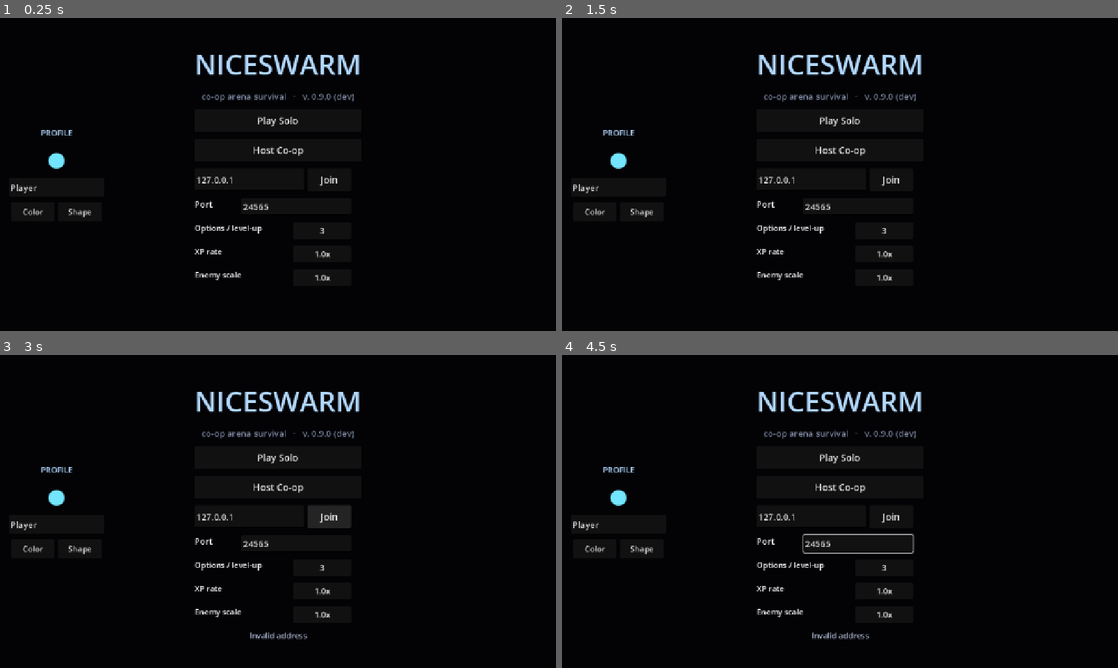
Above: before the commit, frames 1-4 (two rows, left to right).
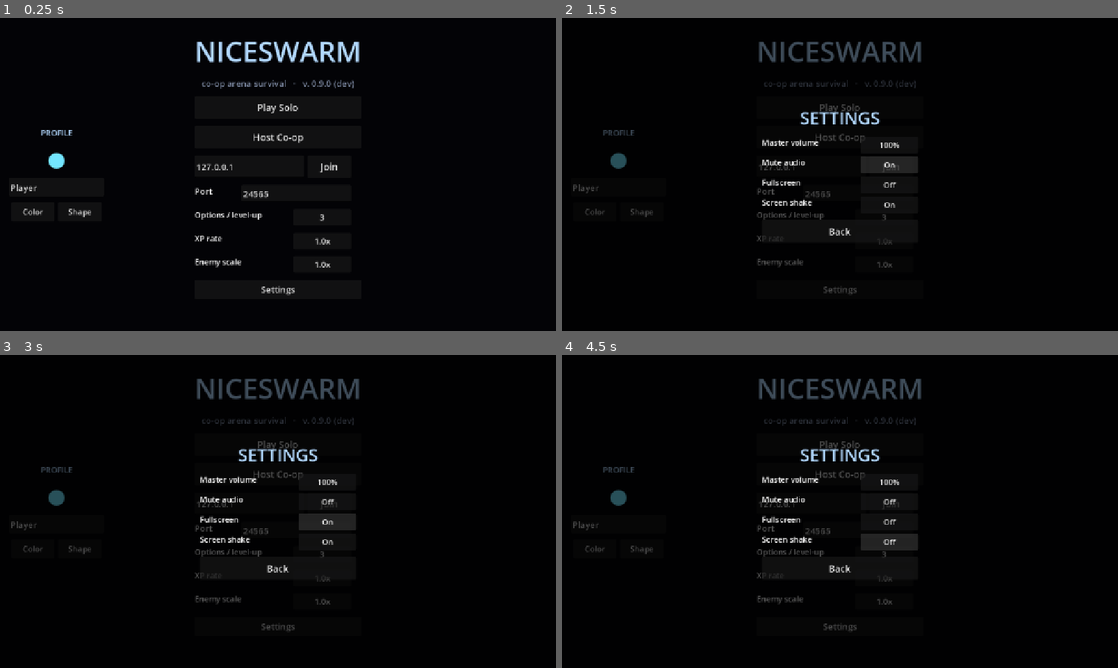
Above: after the commit, the same moments.

Repository: ICQCQ/NiceSwarm
Game: Godot game, scene res://scenes/main.tscn
Same seed, same stepped clock (60 frames per second), same inputs: the game is played once before the commit and once after it.
Inputs (mouse positions are in pixels of both pictures, inside the frame that each line leads up to):
- Up to frame 1 (0.25 s): no input
- Up to frame 2 (1.5 s): click (840, 290) at 0.5 s, where only the run after the commit has a clickable "Settings"; click (890, 165) at 1.25 s, where only the run after the commit has a clickable "Off"
- Up to frame 3 (3 s): click (328, 502) at 2 s, where only the run after the commit has a clickable "On"; click (328, 520) at 2.75 s, where only the run after the commit has a clickable "Off"
- Up to frame 4 (4.5 s): click (890, 520) at 3.5 s, where only the run after the commit has a clickable "On"; click (890, 542) at 4.25 s, where only the run after the commit has a clickable "On"

The runs differ from the first frame. In frame 1, 4.1% of the frame differs, in the area x 35-65%, y 7-89%; in frame 2, 5.1%; in frame 3, 5.2%; in frame 4, 5.2%, in the area x 2-65%, y 7-91%.

Commit message:
feat: settings menu (volume / mute / fullscreen / screen shake)
Replace the in-game hub's "O settings — coming soon" stub with a real
settings menu, reachable from both the in-game hub tab and a new main-menu
Settings overlay.

- New GameSettings (scripts/core/settings.gd): client-local prefs persisted
  to user://settings.cfg via store_var (mirrors the profile save/load).
  apply_audio() drives Master bus 0 (mutes when muted or volume 0, since
  linear_to_db(0) is -INF); apply_window() toggles fullscreen (no-op
  headless). Created/loaded/applied in main._ready before the UI builds.
  Deliberately NOT net-synced — every player keeps their own.
- In-game hub "O" opens a settings tab (a codex_view, so ESC backs out via
  _close_codex; codex/settings share the hub body slot). Main menu gains a
  Settings button + overlay (own dim + Back button, no _input change). Both
  panels share one GameSettings and relabel on show to avoid stale labels.
- Screen shake gated at the single apply point in player._update_cam.
- Tests: tests/test_settings.gd (+10 assertions) — next_volume cycling and a
  save/load round-trip through a temp file (save/load_from_disk gained an
  optional path arg so tests never touch the real settings.cfg). Suite 1078
  passed, 0 failed; --import clean; 300-frame boot + 600-frame solo smoke
  error-free.
- Docs: PLAN.md session log, CLAUDE.md architecture note.

Diff:
--- a/scripts/core/player.gd
+++ b/scripts/core/player.gd
@@ -277,7 +277,9 @@
 		return
 	if shake > 0.0:
 		shake = maxf(shake - 40.0 * delta, 0.0)
-		cam.offset = Vector2(randf_range(-1.0, 1.0), randf_range(-1.0, 1.0)) * shake
+		# Accessibility: a player can disable camera shake in Settings (client-local).
+		var shake_on := Main.instance == null or Main.instance.settings == null or Main.instance.settings.screen_shake
+		cam.offset = Vector2(randf_range(-1.0, 1.0), randf_range(-1.0, 1.0)) * shake if shake_on else Vector2.ZERO
 	else:
 		cam.offset = Vector2.ZERO
 
--- /dev/null
+++ b/scripts/core/settings.gd
@@ -0,0 +1,64 @@
+class_name GameSettings
+extends RefCounted
+## Client-local player preferences (audio / display / accessibility). Owned by Main
+## as `main.settings`; deliberately NOT net-synced — every player keeps their own.
+## Mirrors the profile save/load pattern (store_var dict at a user:// path).
+
+const SAVE_PATH := "user://settings.cfg"
+
+var volume := 1.0          # master bus level, 0.0–1.0
+var muted := false         # mute toggle (independent of volume)
+var fullscreen := false    # windowed (false) vs fullscreen
+var screen_shake := true   # camera shake on hit/bomb (player.gd reads this live)
+
+
+## Cycle the master volume in 10% steps, wrapping 100% → 0%. Pure so it's testable.
+static func next_volume(v: float) -> float:
+	var step := (int(round(v * 10.0)) + 1) % 11
+	return step / 10.0
+
+
+func load_from_disk(path := SAVE_PATH) -> void:
+	if not FileAccess.file_exists(path):
+		return
+	var f := FileAccess.open(path, FileAccess.READ)
+	if f == null:
+		return
+	var data = f.get_var()
+	if typeof(data) != TYPE_DICTIONARY:
+		return
+	volume = clampf(float(data.get("volume", volume)), 0.0, 1.0)
+	muted = bool(data.get("muted", muted))
+	fullscreen = bool(data.get("fullscreen", fullscreen))
+	screen_shake = bool(data.get("screen_shake", screen_shake))
+
+
+func save(path := SAVE_PATH) -> void:
+	var f := FileAccess.open(path, FileAccess.WRITE)
+	if f != null:
+		f.store_var({
+			"volume": volume, "muted": muted,
+			"fullscreen": fullscreen, "screen_shake": screen_shake,
+		})
+
+
+## Master is bus 0. linear_to_db(0.0) is -INF, so mute the bus instead of feeding
+## that to set_bus_volume_db.
+func apply_audio() -> void:
+	if muted or volume <= 0.0:
+		AudioServer.set_bus_mute(0, true)
+	else:
+		AudioServer.set_bus_mute(0, false)
+		AudioServer.set_bus_volume_db(0, linear_to_db(volume))
+
+
+func apply_window() -> void:
+	if DisplayServer.get_name() == "headless":
+		return  # no real window under headless/test runs
+	var mode := DisplayServer.WINDOW_MODE_FULLSCREEN if fullscreen else DisplayServer.WINDOW_MODE_WINDOWED
+	DisplayServer.window_set_mode(mode)
+
+
+func apply_all() -> void:
+	apply_audio()
+	apply_window()
--- a/scripts/main.gd
+++ b/scripts/main.gd
@@ -259,7 +259,8 @@
 var ingame_menu_panel: Control   # in-run menu/hub (resume · codex · settings · leave)
 var ingame_menu_hint: Label      # hub nav breadcrumb / tab hints
 var codex_body: RichTextLabel    # in-hub skill/monster codex content (hidden until opened)
-var codex_view := ""             # "" = hub root, "skills", or "monsters"
+var codex_view := ""             # "" = hub root, "skills", "monsters", or "settings"
+var settings_panel: VBoxContainer  # in-hub settings tab (hidden until opened)
 var countdown_panel: Control     # resume countdown overlay
 var countdown_label: Label
 var menu_panel: Control
@@ -276,6 +277,9 @@
 var ip_edit: LineEdit
 var port_edit: LineEdit
 var status_label: Label
+var settings: GameSettings        # client-local prefs (audio/display/shake), persisted
+var settings_overlay: Control     # main-menu settings overlay (own dim, Back button)
+var settings_overlay_rows: VBoxContainer  # cycler rows inside the menu overlay
 var debug: DebugPanel            # F1 debug/testing panel (ui/debug_panel.gd)
 var hud: GameHud                 # in-run HUD logic / banners (ui/game_hud.gd)
 var gameui: GameUI               # UI tree construction (ui/game_ui.gd)
@@ -311,6 +315,9 @@
 	gameui.name = "UI"
 	gameui.main = self
 	add_child(gameui)
+	settings = GameSettings.new()
+	settings.load_from_disk()
+	settings.apply_all()
 	_load_profile()
 	gameui.build()
 	_show_menu("")
@@ -2427,7 +2434,7 @@
 		elif key == KEY_V:
 			gameui._show_codex("monsters")
 		elif key == KEY_O:
-			ingame_menu_hint.text = "Settings — coming soon"
+			gameui._show_settings()
 		elif key == KEY_L and codex_view == "":
 			_leave_from_menu()  # deliberate, hub-root only — never a stray key while reading a codex
 	elif paused_menu:  # paused by another player's menu (or a reconnect): open my own menu, or leave with M
@@ -2465,6 +2472,17 @@
 ## ESC during play. The hub is the same for everyone; only the freeze mechanic differs:
 ## the host (and solo) globally pause the run; a client can't pause the shared sim, so it
 ## holds its own avatar still and asks the host to make it invulnerable (auto-safe).
+## Main-menu "Settings" button: relabel the cyclers to the current values (they may
+## have changed from the in-game tab) and show the overlay on top of the menu.
+func _on_settings_pressed() -> void:
+	gameui._relabel_menu_settings()
+	settings_overlay.visible = true
+
+
+func _on_settings_back_pressed() -> void:
+	settings_overlay.visible = false
+
+
 func _open_ingame_menu() -> void:
 	if ingame_menu:
 		return
--- a/scripts/ui/game_ui.gd
+++ b/scripts/ui/game_ui.gd
@@ -7,6 +7,12 @@
 ## vars themselves stay declared on main.gd — these build funcs ASSIGN to them.
 
 var main: Main
+
+# Settings cyclers, recorded per-panel so the value labels can be refreshed when a
+# panel is (re)shown — the in-hub tab and the main-menu overlay share one
+# GameSettings, so a change in one must relabel the other on open.
+var _ingame_setting_rows: Array = []
+var _menu_setting_rows: Array = []
 
 
 func build() -> void:
@@ -105,6 +111,7 @@
 	_build_countdown_panel()
 	_build_menu()
 	_build_lobby_panel()
+	_build_settings_overlay()
 	_build_stats_panel()
 	if OS.is_debug_build():
 		main.debug.build()
@@ -278,6 +285,12 @@
 	main.codex_body.add_theme_font_size_override("bold_font_size", 16)
 	main.codex_body.visible = false
 	vbox.add_child(main.codex_body)
+	# settings tab body — hidden (and skipped by the VBox layout) until O opens it
+	main.settings_panel = VBoxContainer.new()
+	main.settings_panel.add_theme_constant_override("separation", 8)
+	main.settings_panel.visible = false
+	vbox.add_child(main.settings_panel)
+	_build_settings_rows(main.settings_panel, _ingame_setting_rows)
 	var foot := Label.new()
 	foot.text = "ESC resume   ·   C skill codex   ·   V monster codex   ·   O settings   ·   L leave game"
 	foot.add_theme_font_size_override("font_size", 16)
@@ -290,6 +303,8 @@
 ## C = skills, V = monsters; ESC (or _force_close) backs out via _close_codex.
 func _show_codex(kind: String) -> void:
 	main.codex_view = kind
+	if main.settings_panel != null:
+		main.settings_panel.visible = false  # codex and settings share the hub body slot
 	if kind == "skills":
 		main.ingame_menu_hint.text = "SKILL CODEX      V monsters  ·  ESC back"
 		main.codex_body.text = _skill_codex_bbcode()
@@ -305,8 +320,22 @@
 	if main.codex_body != null:
 		main.codex_body.visible = false
 		main.codex_body.text = ""
+	if main.settings_panel != null:
+		main.settings_panel.visible = false
 	if main.ingame_menu_hint != null:
 		main.ingame_menu_hint.text = ""
+
+
+## Open the settings tab inside the in-game hub (the "O settings" entry). Treated as
+## another codex_view so ESC backs out via _close_codex; relabel first since the
+## main-menu overlay shares the same GameSettings and may have changed a value.
+func _show_settings() -> void:
+	main.codex_view = "settings"
+	main.ingame_menu_hint.text = "SETTINGS      C skills  ·  V monsters  ·  ESC back"
+	if main.codex_body != null:
+		main.codex_body.visible = false
+	_relabel(_ingame_setting_rows)
+	main.settings_panel.visible = true
 
 
 ## Every weapon (with its HUD badge) + the stats, each with a one-line description.
@@ -592,6 +621,13 @@
 	_make_cycler(vbox, "Enemy scale", func(): return str(Main.SCALE_OPTS[main.cfg_scale_i]) + "x",
 		func(): main.cfg_scale_i = (main.cfg_scale_i + 1) % Main.SCALE_OPTS.size())
 
+	var settings_btn := Button.new()
+	settings_btn.text = "Settings"
+	settings_btn.custom_minimum_size = Vector2(360, 44)
+	settings_btn.add_theme_font_size_override("font_size", 20)
+	settings_btn.pressed.connect(main._on_settings_pressed)
+	vbox.add_child(settings_btn)
+
 	main.status_label = Label.new()
 	main.status_label.add_theme_font_size_override("font_size", 18)
 	main.status_label.add_theme_color_override("font_color", Color(0.7, 0.75, 0.85))
@@ -674,3 +710,102 @@
 	leave_btn.add_theme_font_size_override("font_size", 22)
 	leave_btn.pressed.connect(main._on_lobby_leave_pressed)
 	vbox.add_child(leave_btn)
+
+
+## Main-menu settings overlay (own dim + Back button) so audio/display can be set
+## before a run too. Same rows as the in-game hub tab, bound to the same GameSettings.
+func _build_settings_overlay() -> void:
+	var parts := _make_overlay()
+	main.settings_overlay = parts[0]
+	var vbox: VBoxContainer = parts[1]
+
+	var title := Label.new()
+	title.text = "SETTINGS"
+	title.add_theme_font_size_override("font_size", 40)
+	title.add_theme_color_override("font_color", Color(0.7, 0.85, 1.0))
+	title.horizontal_alignment = HORIZONTAL_ALIGNMENT_CENTER
+	vbox.add_child(title)
+
+	main.settings_overlay_rows = VBoxContainer.new()
+	main.settings_overlay_rows.add_theme_constant_override("separation", 8)
+	vbox.add_child(main.settings_overlay_rows)
+	_build_settings_rows(main.settings_overlay_rows, _menu_setting_rows)
+
+	var back := Button.new()
+	back.text = "Back"
+	back.custom_minimum_size = Vector2(360, 52)
+	back.add_theme_font_size_override("font_size", 22)
+	back.pressed.connect(main._on_settings_back_pressed)
+	vbox.add_child(back)
+
+
+## Build the four setting cyclers into `parent`, recording each into `rows_out` for
+## later relabeling. get_text reads the live value; advance mutates+applies+saves.
+func _build_settings_rows(parent: Node, rows_out: Array) -> void:
+	_make_setting_cycler(parent, "Master volume",
+		func(): return "%d%%" % int(round(main.settings.volume * 100.0)),
+		_adv_volume, rows_out)
+	_make_setting_cycler(parent, "Mute audio",
+		func(): return "On" if main.settings.muted else "Off",
+		_adv_mute, rows_out)
+	_make_setting_cycler(parent, "Fullscreen",
+		func(): return "On" if main.settings.fullscreen else "Off",
+		_adv_fullscreen, rows_out)
+	_make_setting_cycler(parent, "Screen shake",
+		func(): return "On" if main.settings.screen_shake else "Off",
+		_adv_shake, rows_out)
+
+
+## Like _make_cycler, but records {button, get_text} into rows_out so _relabel can
+## refresh stale labels when the panel is reshown (the two panels share state).
+func _make_setting_cycler(parent: Node, label: String, get_text: Callable, advance: Callable, rows_out: Array) -> void:
+	var row := HBoxContainer.new()
+	row.add_theme_constant_override("separation", 8)
+	parent.add_child(row)
+	var l := Label.new()
+	l.text = label
+	l.add_theme_font_size_override("font_size", 18)
+	l.custom_minimum_size = Vector2(220, 38)
+	row.add_child(l)
+	var b := Button.new()
+	b.custom_minimum_size = Vector2(132, 38)
+	b.add_theme_font_size_override("font_size", 18)
+	b.text = get_text.call()
+	b.pressed.connect(func():
+		advance.call()
+		b.text = get_text.call())
+	row.add_child(b)
+	rows_out.append({"btn": b, "fn": get_text})  # not "get"/"b": those collide with Dictionary methods
+
+
+func _relabel(rows: Array) -> void:
+	for r in rows:
+		r["btn"].text = r["fn"].call()
+
+
+func _relabel_menu_settings() -> void:
+	_relabel(_menu_setting_rows)
+
+
+# Setting mutators — passed as the cyclers' `advance`; each applies live + persists.
+func _adv_volume() -> void:
+	main.settings.volume = GameSettings.next_volume(main.settings.volume)
+	main.settings.apply_audio()
+	main.settings.save()
+
+
+func _adv_mute() -> void:
+	main.settings.muted = not main.settings.muted
+	main.settings.apply_audio()
+	main.settings.save()
+
+
+func _adv_fullscreen() -> void:
+	main.settings.fullscreen = not main.settings.fullscreen
+	main.settings.apply_window()
+	main.settings.save()
+
+
+func _adv_shake() -> void:
+	main.settings.screen_shake = not main.settings.screen_shake
+	main.settings.save()
--- a/tests/run_tests.gd
+++ b/tests/run_tests.gd
@@ -19,6 +19,7 @@
 	"res://tests/test_spawner.gd",
 	"res://tests/test_gems.gd",
 	"res://tests/test_stats.gd",
+	"res://tests/test_settings.gd",
 ]
 
 
--- /dev/null
+++ b/tests/test_settings.gd
@@ -0,0 +1,45 @@
+extends RefCounted
+## GameSettings: pure volume-step cycling + a real save/load round-trip through a
+## temp user:// file (never touches the player's actual settings.cfg).
+
+const TMP := "user://settings_test.cfg"
+
+
+func run(t) -> void:
+	t.suite("settings")
+
+	# next_volume: 10% steps, wrapping 100% -> 0%
+	t.approx(GameSettings.next_volume(0.0), 0.1, 0.001, "vol 0 -> 0.1")
+	t.approx(GameSettings.next_volume(0.5), 0.6, 0.001, "vol 0.5 -> 0.6")
+	t.approx(GameSettings.next_volume(0.9), 1.0, 0.001, "vol 0.9 -> 1.0")
+	t.approx(GameSettings.next_volume(1.0), 0.0, 0.001, "vol 1.0 wraps to 0")
+
+	# save -> fresh load round-trips every field
+	var a := GameSettings.new()
+	a.volume = 0.3
+	a.muted = true
+	a.fullscreen = true
+	a.screen_shake = false
+	a.save(TMP)
+	var b := GameSettings.new()
+	b.load_from_disk(TMP)
+	t.approx(b.volume, 0.3, 0.001, "volume persists")
+	t.eq(b.muted, true, "muted persists")
+	t.eq(b.fullscreen, true, "fullscreen persists")
+	t.eq(b.screen_shake, false, "screen_shake persists")
+
+	# load clamps an out-of-range volume into 0..1
+	a.volume = 5.0
+	a.save(TMP)
+	var c := GameSettings.new()
+	c.load_from_disk(TMP)
+	t.approx(c.volume, 1.0, 0.001, "volume clamps to 1.0 on load")
+
+	# missing file leaves current values untouched
+	var d := DirAccess.open("user://")
+	if d != null:
+		d.remove("settings_test.cfg")
+	var e := GameSettings.new()
+	e.volume = 0.42
+	e.load_from_disk(TMP)
+	t.approx(e.volume, 0.42, 0.001, "missing file keeps current value")
Not shown, added: scripts/core/settings.gd.uid
Not shown, changed: CLAUDE.md
Not shown, changed: PLAN.md
